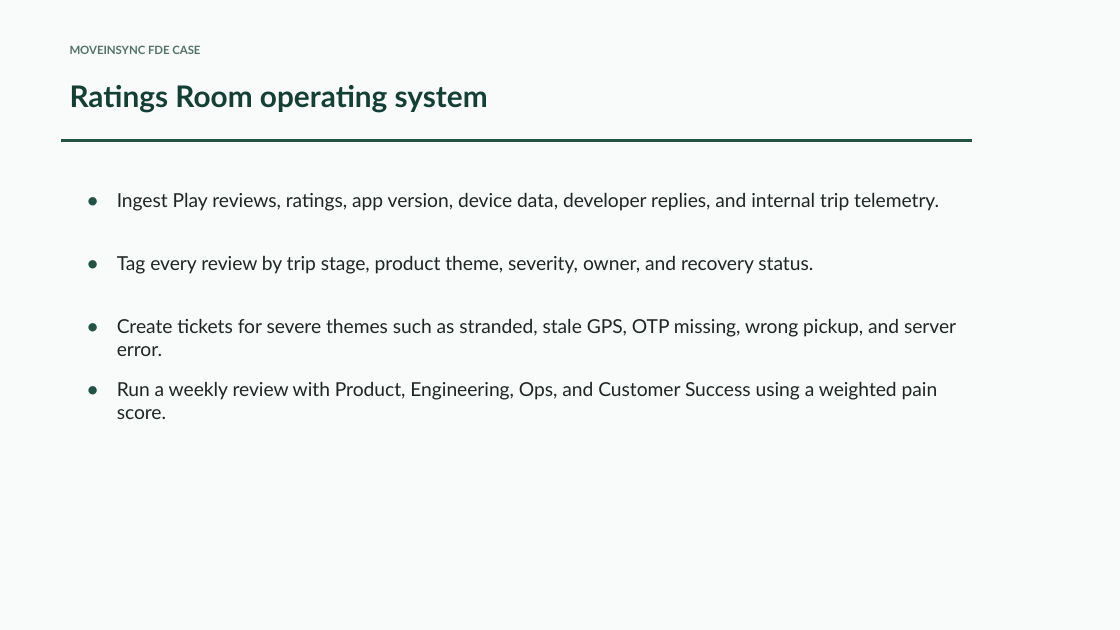
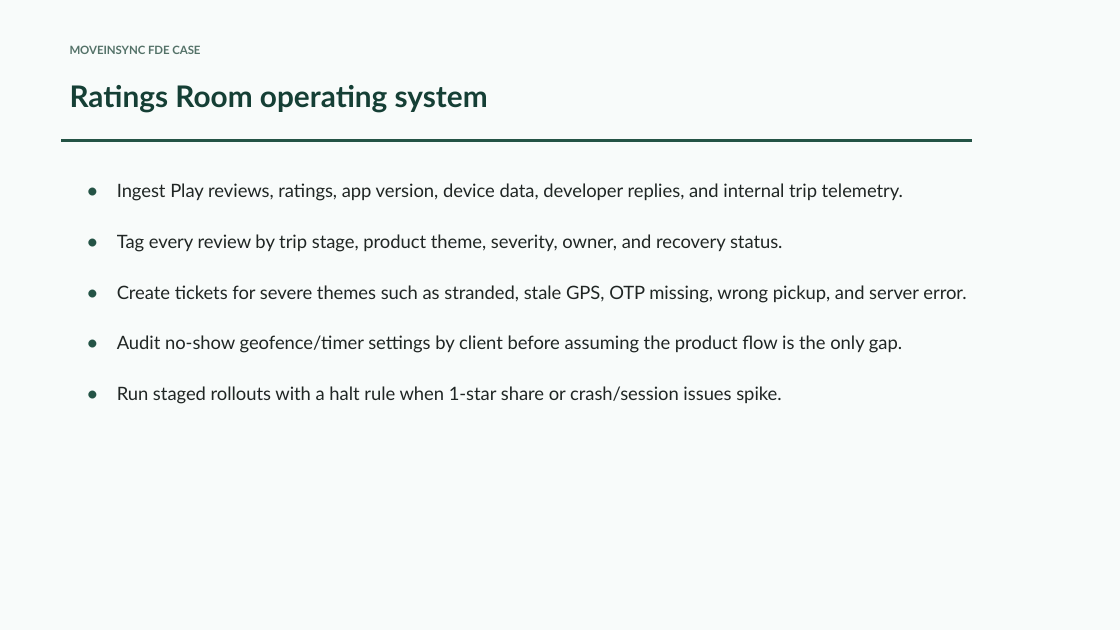
Before and after one commit to Ishaank06/MoveInSync, a slide deck: slide 5 of MoveInSync_FDE_Case_Study_Presentation.pptx (slide 4 before the commit). Drawn at 1120x630 pixels with LibreOffice and Linux fonts; fonts in the diff are those of the drawing. Boxes give left, top, right and bottom in pixels: in the first picture for what was removed or moved away, otherwise in the second. Text is boxed around its words. In the diff, an @@ line names an element or a change of style, - is before the commit and + after.

Commit message:
Add Play pulse script and strengthen evidence

```diff
--- a/MoveInSync_FDE_Case_Study_Presentation.pptx
+++ b/MoveInSync_FDE_Case_Study_Presentation.pptx
@@ text "•": place and size @@
-text "•" at bbox=[79, 184, 100, 208]
+text "•" at bbox=[79, 175, 100, 199]
@@ text "Ingest Play reviews, ratings, app ...": place and size @@
-text "Ingest Play reviews, ratings, app ..." at bbox=[117, 192, 939, 211]
+text "Ingest Play reviews, ratings, app ..." at bbox=[117, 183, 903, 201]
@@ size 16.5 to 15.8 pt in 7 elements at bbox=[117, 183, 903, 201], bbox=[117, 234, 783, 252], bbox=[117, 285, 966, 303], bbox=[79, 378, 100, 402], bbox=[79, 175, 100, 199], bbox=[79, 328, 100, 352], bbox=[79, 226, 100, 250] @@
@@ text "•": place and size @@
-text "•" at bbox=[79, 247, 100, 271]
+text "•" at bbox=[79, 226, 100, 250]
@@ text "Tag every review by trip ...": place and size @@
-text "Tag every review by trip ..." at bbox=[117, 255, 813, 274]
+text "Tag every review by trip ..." at bbox=[117, 234, 783, 252]
@@ text added at bbox=[79, 276, 100, 301], 15.8 pt, text #245345, bold @@
+•
@@ text "Create tickets for severe themes ...": place and size @@
-text "Create tickets for severe themes ..." at bbox=[117, 318, 956, 337]
+text "Create tickets for severe themes ..." at bbox=[117, 285, 966, 303]
@@ text "•": place and size @@
-text "•" at bbox=[79, 310, 100, 334]
+text "•" at bbox=[79, 328, 100, 352]
@@ text added at bbox=[117, 335, 902, 353], 15.8 pt, text #202624 @@
+Audit no-show geofence/timer settings by client before assuming the product flow is the only gap.
@@ text removed at bbox=[117, 381, 938, 400] @@
-Run a weekly review with Product, Engineering, Ops, and Customer Success using a weighted pain score.
@@ text added at bbox=[117, 386, 781, 404], 15.8 pt, text #202624 @@
+Run staged rollouts with a halt rule when 1-star share or crash/session issues spike.
```
Also in this commit, not shown: 1 slide added, 6 other files.
